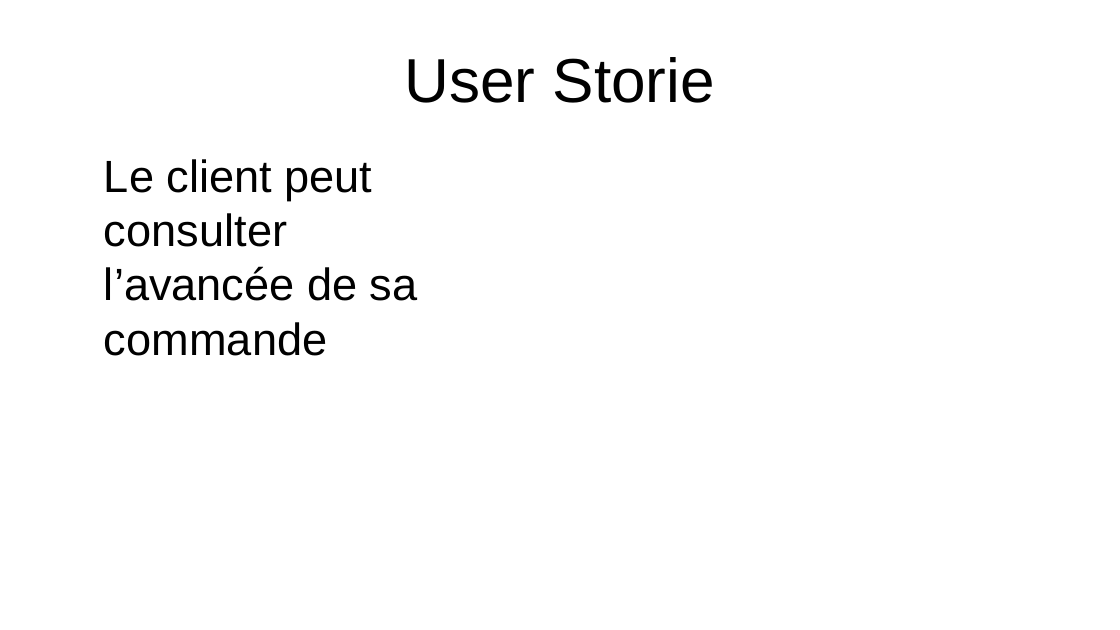
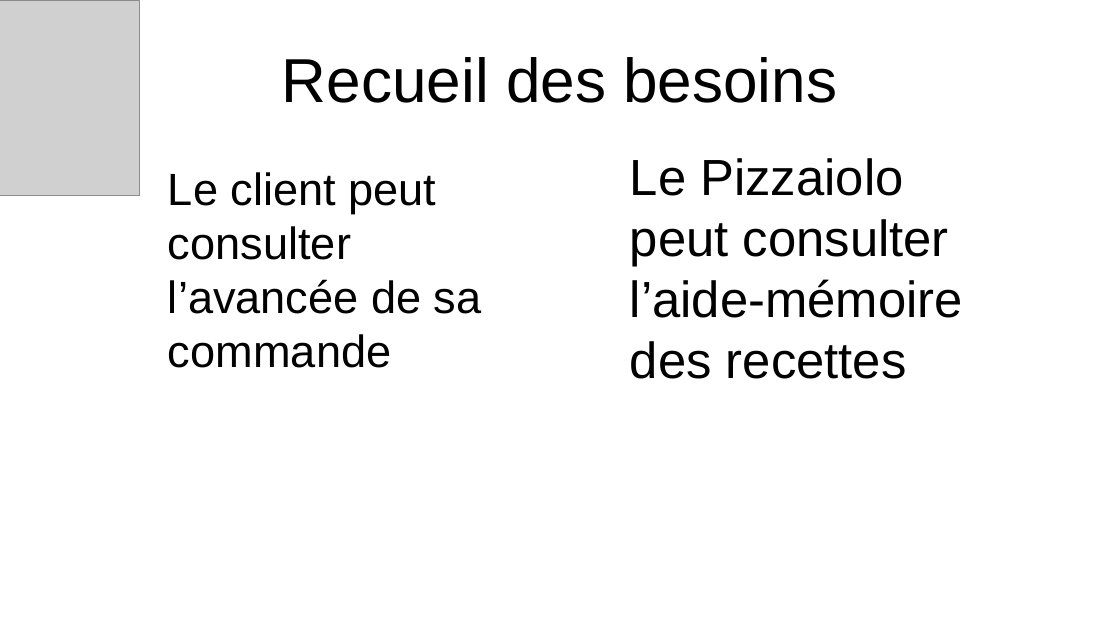
Before and after one commit to jbbaillet85/OCpizzas, a slide deck: slide 5 of documentation/Présentation technique.odp. Drawn at 1120x630 pixels with LibreOffice and Linux fonts; fonts in the diff are those of the drawing; grey boxes stand for pictures; background and template pictures are left out. Boxes give left, top, right and bottom in pixels: in the first picture for what was removed or moved away, otherwise in the second. Text is boxed around its words. In the diff, an @@ line names an element or a change of style, - is before the commit and + after.

```diff
--- a/documentation/Présentation technique.odp
+++ b/documentation/Présentation technique.odp
@@ picture added at (x1=0, y1=0, x2=140, y2=195) @@
@@ title at (x1=282, y1=57, x2=837, y2=103): text changed @@
-User Storie
+Recueil des besoins
@@ text "Le client peut consulter l’avancée ..." moved from (x1=104, y1=159, x2=418, y2=356) to (x1=168, y1=172, x2=482, y2=368) @@
@@ text added at (x1=630, y1=158, x2=963, y2=379), 36 pt, text #000000 @@
+Le Pizzaiolo peut consulter l’aide-mémoire des recettes
```
Also in this commit, not shown: 7 other slides changed, 3 slides added, 3 slides removed, 2 other files.
